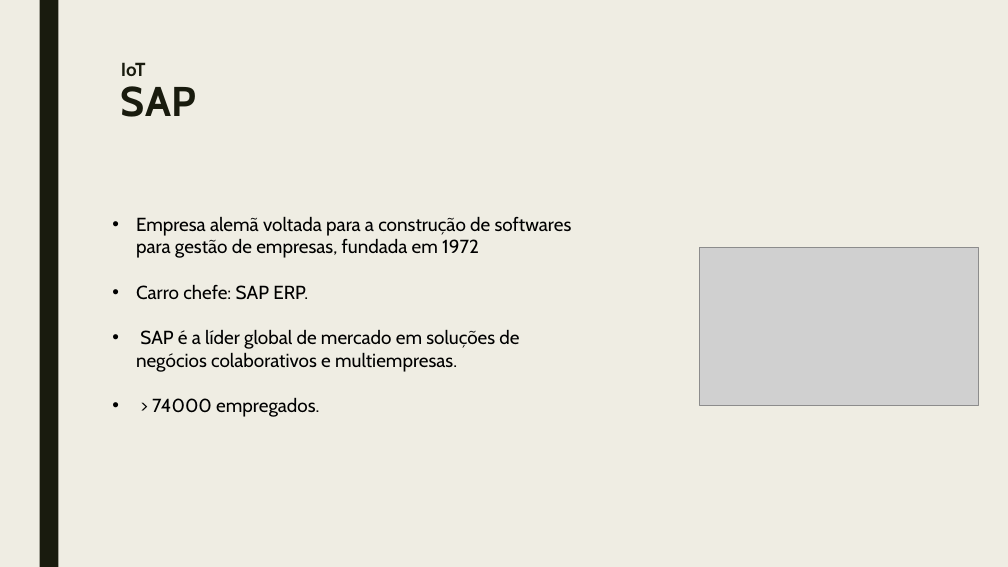
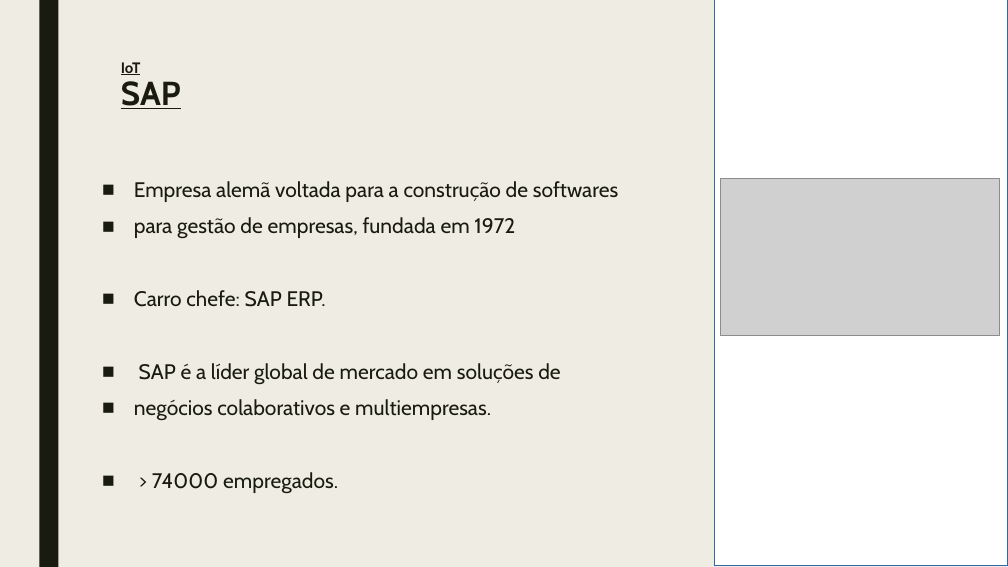
Before and after one commit to GabrielEngSist/UNA, a slide deck: slide 11 of 2020-02/Tópicos especiais em análise e desenvolvimento de sistemas/Apresentação de casos de aplicabilidade.pptx (slide 10 before the commit). Drawn at 1008x567 pixels with LibreOffice and Linux fonts; fonts in the diff are those of the drawing; grey boxes stand for pictures. Boxes give left, top, right and bottom in pixels: in the first picture for what was removed or moved away, otherwise in the second. Text is boxed around its words. In the diff, an @@ line names an element or a change of style, - is before the commit and + after.

```diff
--- a/2020-02/Tópicos especiais em análise e desenvolvimento de sistemas/Apresentação de casos de aplicabilidade.pptx
+++ b/2020-02/Tópicos especiais em análise e desenvolvimento de sistemas/Apresentação de casos de aplicabilidade.pptx
@@ rectangle added at [715,0,1008,566], fill #FFFFFF, outline #3465A4 0 pt @@
@@ text "IoT SAP" at [121,62,181,109]: size 18 to 14.4 pt in "IoT"; size 39.6 to 31.7 pt in "SAP"; underline on @@
@@ text "Empresa alemã voltada para a ...": place and size @@
-text "Empresa alemã voltada para a ..." at [136,216,572,417]
+text "Empresa alemã voltada para a ..." at [134,181,618,494]
@@ picture: place and size @@
-picture at [699,248,979,405]
+picture at [721,178,1000,336]
@@ text at [134,181,618,239]: text changed; size 18 to 20 pt; text colour #000000 to #191B0E @@
-• Empresa alemã voltada para a construção de softwares para gestão de empresas, fundada em 1972
+■ Empresa alemã voltada para a construção de softwares
+■ para gestão de empresas, fundada em 1972
@@ text at [134,290,338,494]: size 18 to 20 pt, text colour #000000 to #191B0E in "Carro chefe: SAP ERP.", "> 74000 empregados."; bullet • to ■; line spacing 1 to 0.94; more space between paragraphs @@
@@ text at [134,363,560,421]: text changed; size 18 to 20 pt; text colour #000000 to #191B0E @@
-• SAP é a líder global de mercado em soluções de negócios colaborativos e multiempresas.
+■ SAP é a líder global de mercado em soluções de
+■ negócios colaborativos e multiempresas.
```
Also in this commit, not shown: 7 other slides changed, 1 slide added, 1 other file.
